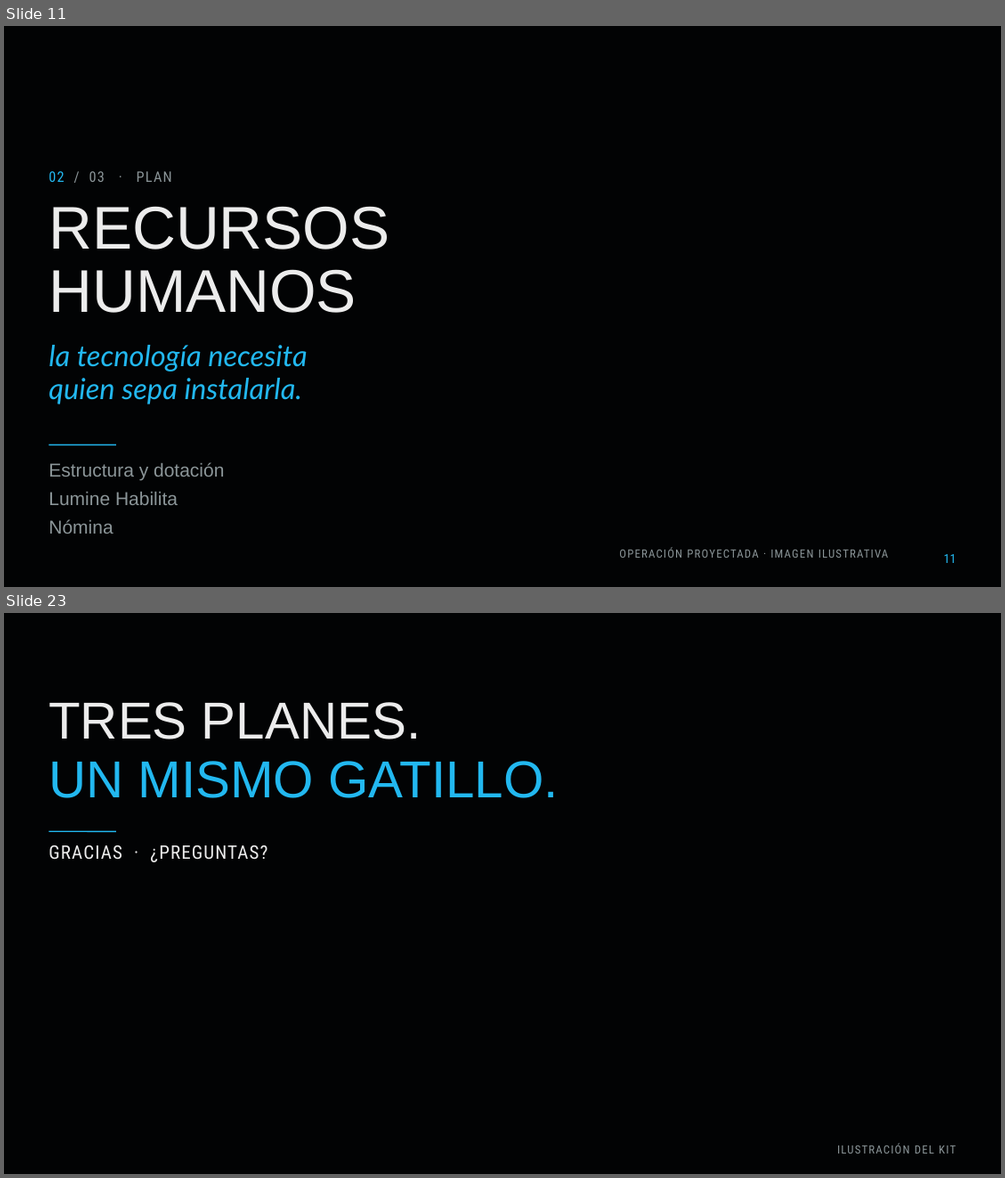
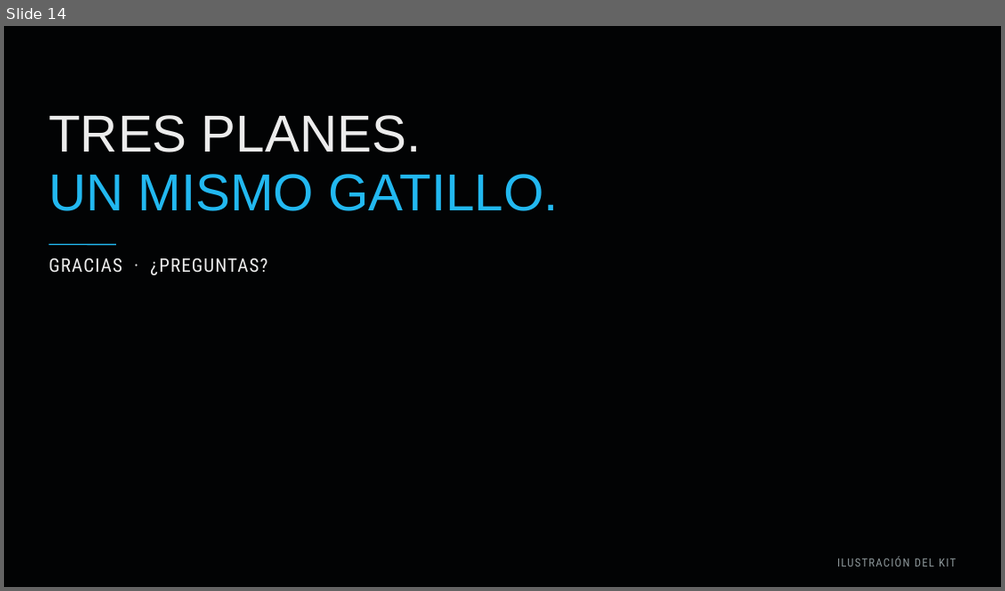
Before and after one commit to diegoaam0109-ux/lumine, a slide deck: fase-3/Grupo_01_LumineMotors_Fase3.pptx. Shown one above the other, each under a label of ours: slides 11 and 23 before the commit, slide 14 after it; the slides between them are not shown. The pictures are 1005x1178 and 1005x591 pixels, drawn with LibreOffice and Linux fonts; fonts in the diff are those of the drawing; background and template pictures are left out. Boxes give left, top, right and bottom in pixels: in the first picture for what was removed or moved away, otherwise in the second. Text is boxed around its words. In the diff, an @@ line names an element or a change of style, - is before the commit and + after.

```diff
--- a/fase-3/Grupo_01_LumineMotors_Fase3.pptx
+++ b/fase-3/Grupo_01_LumineMotors_Fase3.pptx
@@ slide 11 removed at (x1=4, y1=26, x2=1001, y2=587), background picture (left out) @@
@@ text removed at (x1=48, y1=171, x2=172, y2=182) @@
-02 / 03 · PLAN
@@ text removed at (x1=48, y1=206, x2=389, y2=313) @@
-RECURSOS
-HUMANOS
@@ text removed at (x1=48, y1=345, x2=307, y2=404) @@
-la tecnología necesita
-quien sepa instalarla.
@@ line removed from (48, 445) to (116, 445) @@
@@ text removed at (x1=48, y1=462, x2=224, y2=480) @@
-Estructura y dotación
@@ text removed at (x1=48, y1=491, x2=178, y2=505) @@
-Lumine Habilita
@@ text removed at (x1=48, y1=519, x2=113, y2=533) @@
-Nómina
@@ text removed at (x1=619, y1=547, x2=889, y2=557) @@
-OPERACIÓN PROYECTADA · IMAGEN ILUSTRATIVA
@@ page number removed at (x1=944, y1=554, x2=956, y2=563) @@
-11
@@ what was slide 23 is now slide 14 @@
```
Also in this commit, not shown: 18 slides changed, 8 other slides removed, 19 other files.
